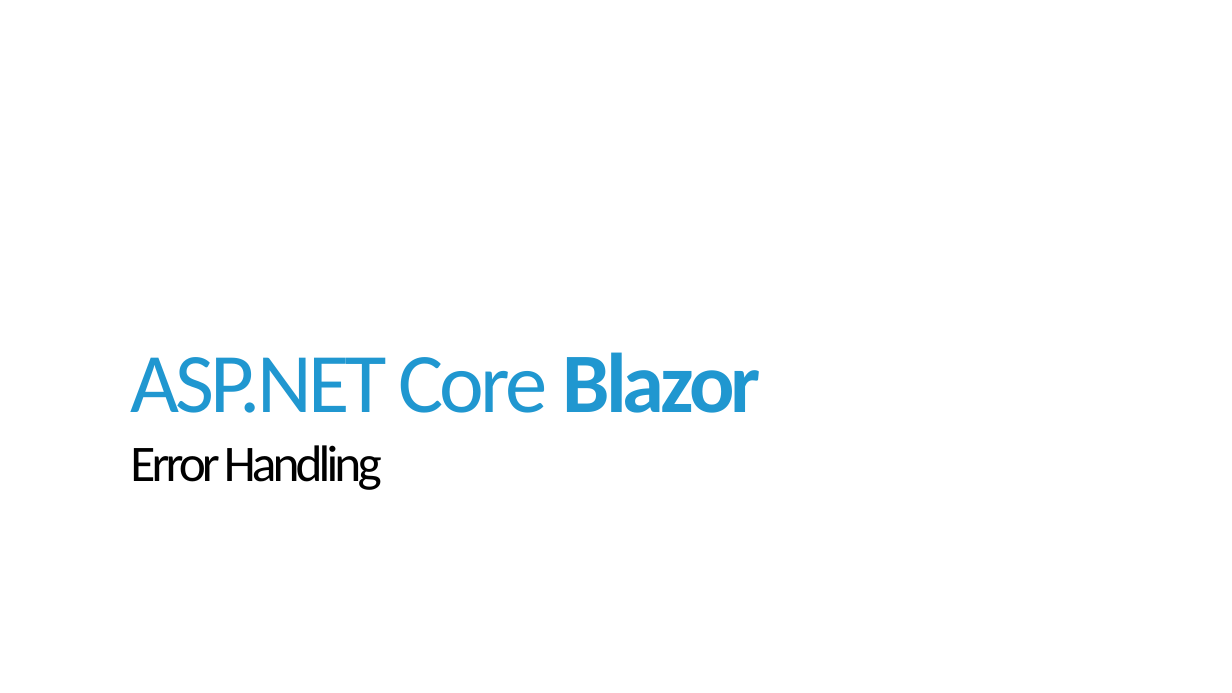
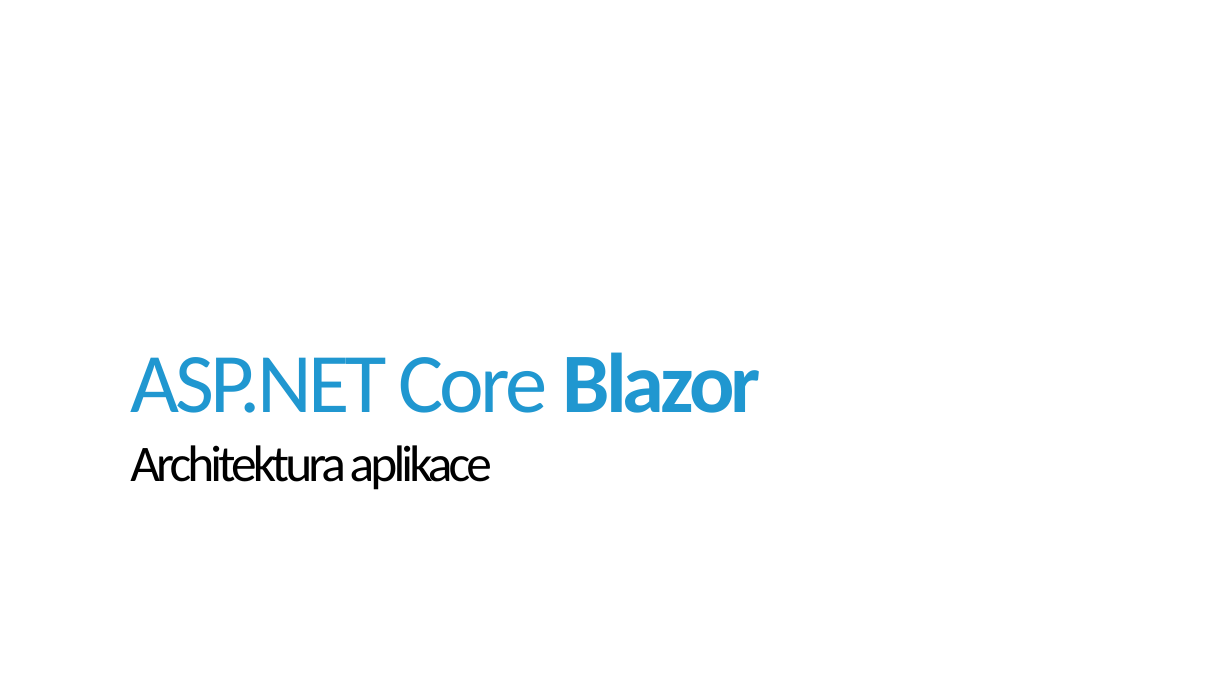
Before and after one commit to jirikanda/BlazorDemos, a slide deck: slide 1 of Presentation/08 - Blazor - Architektura aplikace.pptx. Drawn at 1232x693 pixels with LibreOffice and Linux fonts; fonts in the diff are those of the drawing; background and template pictures are left out. Boxes give left, top, right and bottom in pixels: in the first picture for what was removed or moved away, otherwise in the second. Text is boxed around its words. In the diff, an @@ line names an element or a change of style, - is before the commit and + after.

```diff
--- a/Presentation/08 - Blazor - Architektura aplikace.pptx
+++ b/Presentation/08 - Blazor - Architektura aplikace.pptx
@@ title at [130, 352, 761, 490]: text changed; size 66 to 40 pt; text colour #2097D0 to #000000 @@
-ASP.NET Core Blazor
-Error Handling
+ASP.NET Core Blazor
+Architektura aplikace
```
Also in this commit, not shown: 2 slides added, 1 slide removed, 4 other files.
